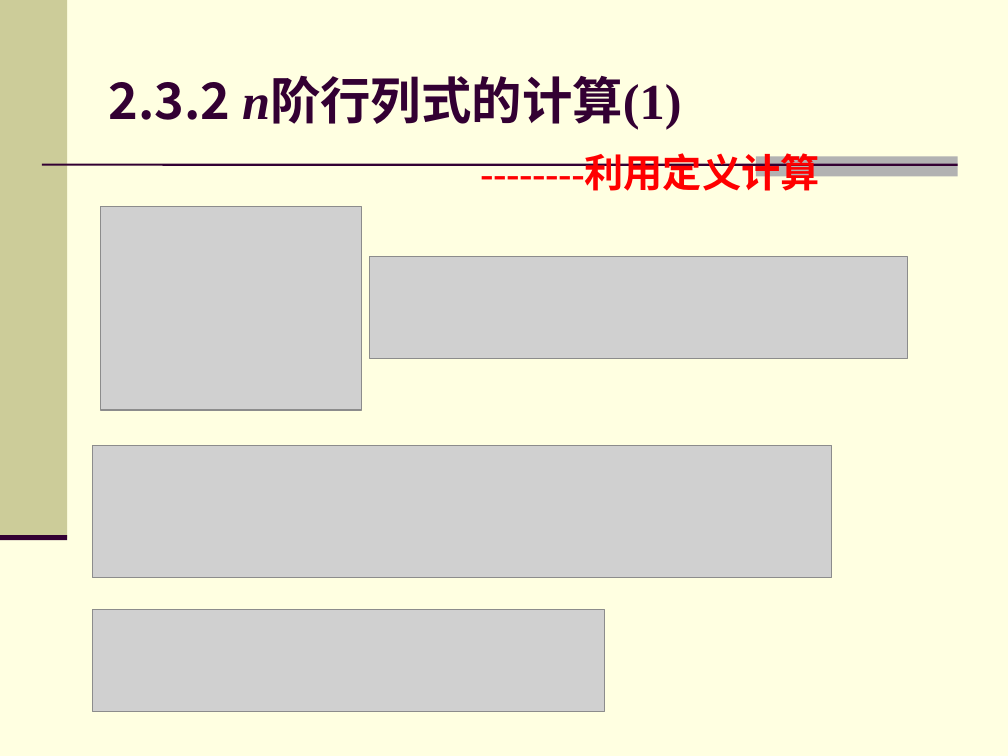
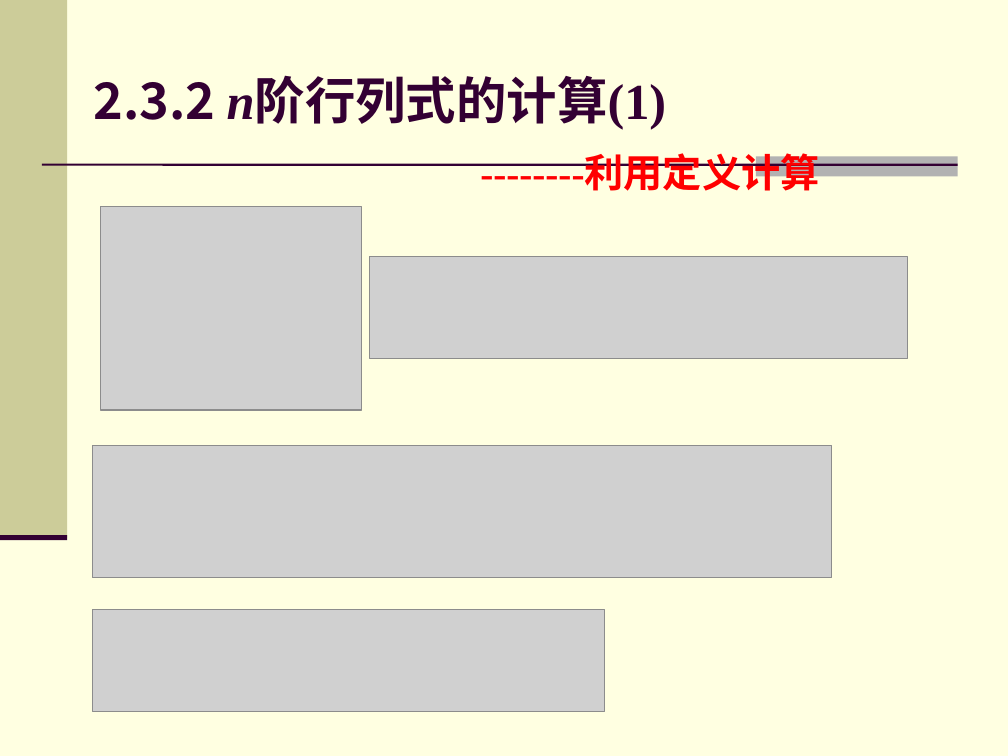
Before and after one commit to zhangbiaomath/zhangbiaomath.github.io, a slide deck: slide 49 of teaching/gaodai/课件/第2章-行列式.ppt. Drawn at 1008x756 pixels with LibreOffice and Linux fonts; fonts in the diff are those of the drawing; grey boxes stand for pictures. Boxes give left, top, right and bottom in pixels: in the first picture for what was removed or moved away, otherwise in the second. Text is boxed around its words. In the diff, an @@ line names an element or a change of style, - is before the commit and + after.

```diff
--- a/teaching/gaodai/课件/第2章-行列式.ppt
+++ b/teaching/gaodai/课件/第2章-行列式.ppt
@@ text "2.3.2 n阶行列式的计算(1)" moved from (x1=109, y1=80, x2=682, y2=130) to (x1=93, y1=80, x2=667, y2=130) @@
```
Also in this commit, not shown: 35 other slides changed, 3 other files.
